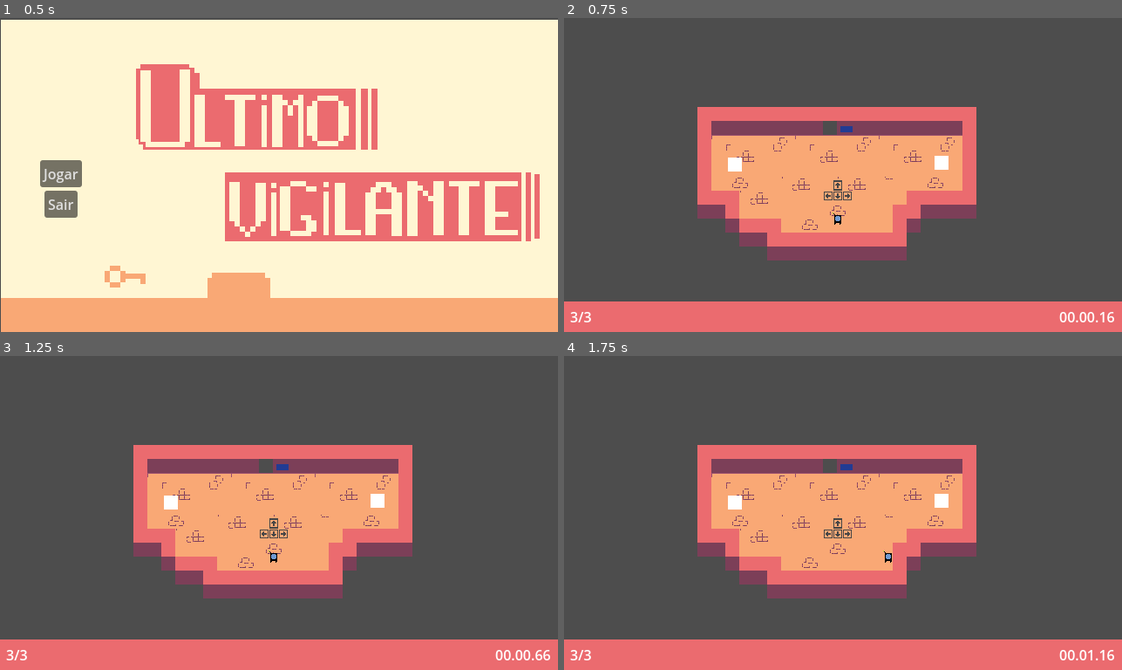
Above: before the commit, frames 1-4 (two rows, left to right).
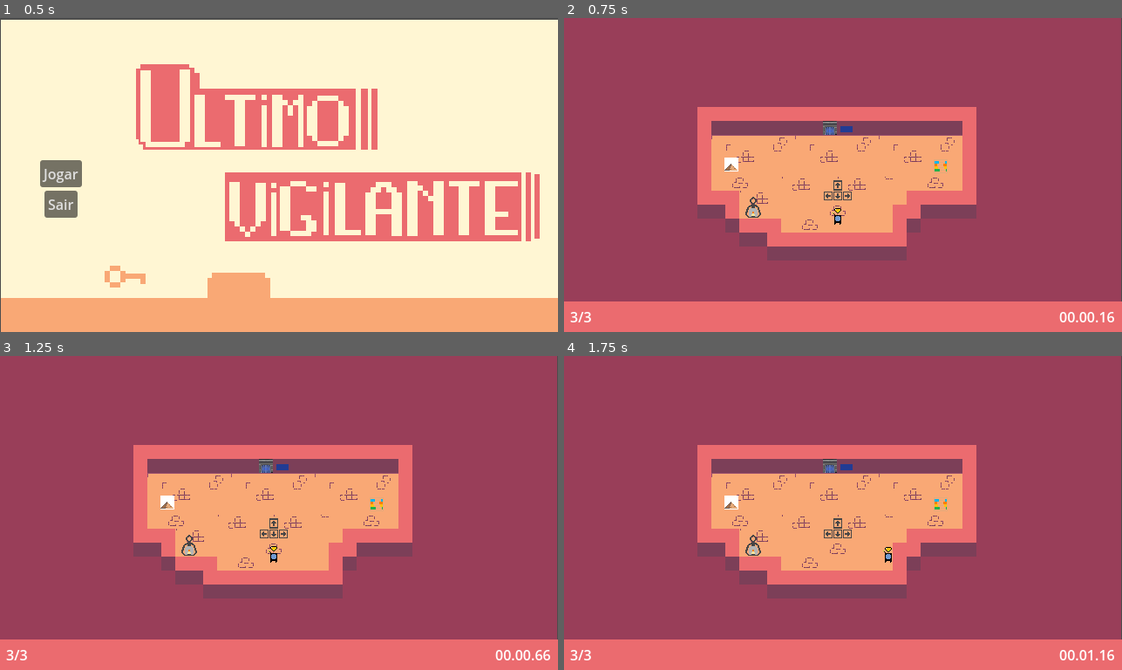
Above: after the commit, the same moments.

Repository: Layza-afk/utilma-viligia
Game: Godot game, scene res://cenas/UI/menu.tscn
Same seed, same stepped clock (60 frames per second), same inputs: the game is played once before the commit and once after it.
Inputs:
- Up to frame 1 (0.5 s): no input
- Up to frame 2 (0.75 s): click "Jogar" at 0.5 s
- Up to frame 3 (1.25 s): no input
- Up to frame 4 (1.75 s): hold D (right) from 1.28 s (still down); tap E (interativo) at 1.35 s

Frame 1 is identical in both runs. In frame 2, 69% of the frame differs, in the area x 0-100%, y 0-91%; in frame 3, 69%; in frame 4, 69%.

Commit message:
3/3

Diff:
--- a/cenas/Fases/fase_0.tscn
+++ b/cenas/Fases/fase_0.tscn
@@ -1,7 +1,8 @@
-[gd_scene load_steps=13 format=4 uid="uid://c3x54qe7jk061"]
+[gd_scene load_steps=14 format=4 uid="uid://c3x54qe7jk061"]
 
 [ext_resource type="Texture2D" uid="uid://b3hojifsnqdc7" path="res://assets/tiles/tiles.png" id="1_75bw5"]
 [ext_resource type="Texture2D" uid="uid://dyhlgiixs3vcm" path="res://assets/ui/movi.png" id="3_0fgn6"]
+[ext_resource type="PackedScene" uid="uid://bphddiqfjjv5s" path="res://cenas/interações/item_falso.tscn" id="3_tgy17"]
 [ext_resource type="PackedScene" uid="uid://bt5ojkewtit58" path="res://cenas/interações/key_1.tscn" id="4_imsi3"]
 [ext_resource type="PackedScene" uid="uid://da5agsha5fted" path="res://cenas/interações/key_2.tscn" id="5_2xhof"]
 [ext_resource type="PackedScene" uid="uid://dltp33ofwv5r8" path="res://cenas/interações/porta.tscn" id="6_u8rx5"]
@@ -130,6 +131,17 @@
 [node name="fase_0" type="Node2D"]
 position = Vector2(-39, 70)
 
+[node name="back" type="ColorRect" parent="."]
+anchors_preset = 4
+anchor_top = 0.5
+anchor_bottom = 0.5
+offset_left = 39.0
+offset_top = -71.0
+offset_right = 678.0
+offset_bottom = 288.0
+grow_vertical = 2
+color = Color(0.598612, 0.243481, 0.348005, 1)
+
 [node name="terra" type="TileMapLayer" parent="."]
 tile_map_data = PackedByteArray("AAANAAQAAQABAAIAAAANAAUAAQABAAMAAAANAAYAAQABAAQAAAAOAAQAAQACAAIAAAAOAAUAAQACAAMAAAAOAA …(2160 unchanged characters)…
 tile_set = SubResource("TileSet_tyu41")
@@ -143,14 +155,17 @@
 position = Vector2(353, 128)
 texture = ExtResource("3_0fgn6")
 
+[node name="item_falso" parent="." instance=ExtResource("3_tgy17")]
+position = Vector2(256, 143)
+
 [node name="key_1" parent="." instance=ExtResource("4_imsi3")]
-position = Vector2(235, 98)
+position = Vector2(231, 97)
 
 [node name="Key_2" parent="." instance=ExtResource("5_2xhof")]
-position = Vector2(472, 96)
+position = Vector2(471, 100)
 
 [node name="Porta" parent="." instance=ExtResource("6_u8rx5")]
-position = Vector2(344, 60)
+position = Vector2(352, 64)
 
 [node name="tapete_p" parent="." instance=ExtResource("7_nsoa2")]
 position = Vector2(363, 54)
--- a/cenas/Fases/fase_1.tscn
+++ b/cenas/Fases/fase_1.tscn
@@ -141,6 +141,17 @@
 [node name="fase_1" type="Node2D"]
 position = Vector2(37, 19)
 
+[node name="back" type="ColorRect" parent="."]
+anchors_preset = 4
+anchor_top = 0.5
+anchor_bottom = 0.5
+offset_left = -37.0
+offset_top = -18.0
+offset_right = 602.0
+offset_bottom = 341.0
+grow_vertical = 2
+color = Color(0.598612, 0.243481, 0.348005, 1)
+
 [node name="conjunto_da_sala" type="Node2D" parent="."]
 
 [node name="sala" type="Node2D" parent="conjunto_da_sala"]
@@ -155,7 +166,7 @@
 tile_set = SubResource("TileSet_2h3jj")
 
 [node name="Porta" parent="." instance=ExtResource("2_fy68f")]
-position = Vector2(312, 60)
+position = Vector2(320, 64)
 
 [node name="tapete_p" parent="." instance=ExtResource("3_415en")]
 
@@ -163,12 +174,18 @@
 position = Vector2(156, 187)
 
 [node name="Key_2" parent="." instance=ExtResource("7_dcjg3")]
-position = Vector2(470, 135)
+position = Vector2(437, 126)
 
 [node name="item_falso" parent="." instance=ExtResource("8_m3li6")]
 position = Vector2(93, 114)
+
+[node name="item_falso2" parent="." instance=ExtResource("8_m3li6")]
+position = Vector2(318, 225)
 
 [node name="Player" parent="." instance=ExtResource("2_bb8ot")]
 position = Vector2(320, 83)
 
 [node name="Hud" parent="." instance=ExtResource("9_8gw7s")]
+
+[node name="item_falso3" parent="." instance=ExtResource("8_m3li6")]
+position = Vector2(484, 160)
--- a/cenas/Fases/fase_2.tscn
+++ b/cenas/Fases/fase_2.tscn
@@ -129,6 +129,16 @@
 
 [node name="fase_2" type="Node2D"]
 
+[node name="back" type="ColorRect" parent="."]
+anchors_preset = 4
+anchor_top = 0.5
+anchor_bottom = 0.5
+offset_left = 1.0
+offset_right = 640.0
+offset_bottom = 359.0
+grow_vertical = 2
+color = Color(0.598612, 0.243481, 0.348005, 1)
+
 [node name="piso" type="TileMapLayer" parent="."]
 tile_map_data = PackedByteArray("AAAeAA0AAAABAAIAAAAeAA4AAAABAAMAAAAeAA8AAAABAAQAAAAfAA0AAAACAAIAAAAfAA4AAAACAAMAAAAfAA …(4448 unchanged characters)…
 tile_set = SubResource("TileSet_wjri2")
@@ -139,7 +149,7 @@
 tile_set = SubResource("TileSet_7vje1")
 
 [node name="Porta" parent="." instance=ExtResource("3_oy47o")]
-position = Vector2(536, 204)
+position = Vector2(544, 208)
 
 [node name="tapete_p" parent="." instance=ExtResource("4_ohxed")]
 position = Vector2(554, 198)
--- /dev/null
+++ b/cenas/UI/creditos.tscn
@@ -0,0 +1,49 @@
+[gd_scene load_steps=2 format=3 uid="uid://xgpcmnebnxny"]
+
+[ext_resource type="Script" path="res://scripts/ui/creditos.gd" id="1_f7yim"]
+
+[node name="Creditos" type="Control"]
+layout_mode = 3
+anchors_preset = 15
+anchor_right = 1.0
+anchor_bottom = 1.0
+grow_horizontal = 2
+grow_vertical = 2
+script = ExtResource("1_f7yim")
+
+[node name="ColorRect" type="ColorRect" parent="."]
+layout_mode = 1
+anchors_preset = 15
+anchor_right = 1.0
+anchor_bottom = 1.0
+grow_horizontal = 2
+grow_vertical = 2
+color = Color(0.598612, 0.243481, 0.348005, 1)
+
+[node name="VBoxContainer" type="VBoxContainer" parent="."]
+layout_mode = 1
+anchors_preset = 8
+anchor_left = 0.5
+anchor_top = 0.5
+anchor_right = 0.5
+anchor_bottom = 0.5
+offset_left = -26.5
+offset_top = -20.0
+offset_right = 26.5
+offset_bottom = 20.0
+grow_horizontal = 2
+grow_vertical = 2
+
+[node name="txt" type="Label" parent="VBoxContainer"]
+layout_mode = 2
+theme_override_font_sizes/font_size = 33
+text = "Vlw por jogar"
+
+[node name="btn_menu" type="Button" parent="VBoxContainer"]
+layout_mode = 2
+size_flags_horizontal = 4
+size_flags_vertical = 4
+text = "Menu"
+icon_alignment = 1
+
+[connection signal="pressed" from="VBoxContainer/btn_menu" to="." method="_on_btn_menu_pressed"]
--- a/cenas/charactes/player.tscn
+++ b/cenas/charactes/player.tscn
@@ -1,11 +1,48 @@
-[gd_scene load_steps=4 format=3 uid="uid://g2urtx88oowr"]
+[gd_scene load_steps=10 format=3 uid="uid://g2urtx88oowr"]
 
 [ext_resource type="Script" path="res://scripts/player.gd" id="1_dy3bm"]
 [ext_resource type="Texture2D" uid="uid://dyeqorgfkcl0b" path="res://assets/characters/test_player.png" id="2_7mpm7"]
+[ext_resource type="Texture2D" uid="uid://bsp2kuysckk3m" path="res://assets/loc.png" id="3_4jhdg"]
 
 [sub_resource type="CapsuleShape2D" id="CapsuleShape2D_tvb2b"]
 radius = 1.9999
 height = 9.99951
+
+[sub_resource type="AtlasTexture" id="AtlasTexture_x350r"]
+atlas = ExtResource("3_4jhdg")
+region = Rect2(0, 0, 8, 8)
+
+[sub_resource type="AtlasTexture" id="AtlasTexture_1fv4q"]
+atlas = ExtResource("3_4jhdg")
+region = Rect2(8, 0, 8, 8)
+
+[sub_resource type="AtlasTexture" id="AtlasTexture_3f6na"]
+atlas = ExtResource("3_4jhdg")
+region = Rect2(16, 0, 8, 8)
+
+[sub_resource type="AtlasTexture" id="AtlasTexture_11lmc"]
+atlas = ExtResource("3_4jhdg")
+region = Rect2(24, 0, 8, 8)
+
+[sub_resource type="SpriteFrames" id="SpriteFrames_qbhvr"]
+animations = [{
+"frames": [{
+"duration": 1.0,
+"texture": SubResource("AtlasTexture_x350r")
+}, {
+"duration": 1.0,
+"texture": SubResource("AtlasTexture_1fv4q")
+}, {
+"duration": 1.0,
+"texture": SubResource("AtlasTexture_3f6na")
+}, {
+"duration": 1.0,
+"texture": SubResource("AtlasTexture_11lmc")
+}],
+"loop": true,
+"name": &"idle",
+"speed": 5.0
+}]
 
 [node name="Player" type="CharacterBody2D" groups=["Player"]]
 collision_mask = 6
@@ -18,3 +55,11 @@
 
 [node name="texture" type="Sprite2D" parent="."]
 texture = ExtResource("2_7mpm7")
+
+[node name="anim_loc" type="AnimatedSprite2D" parent="."]
+z_index = 2
+position = Vector2(0, -8)
+sprite_frames = SubResource("SpriteFrames_qbhvr")
+animation = &"idle"
+autoplay = "idle"
+frame_progress = 0.216526
--- a/cenas/interações/item_falso.tscn
+++ b/cenas/interações/item_falso.tscn
@@ -1,21 +1,16 @@
-[gd_scene load_steps=3 format=3 uid="uid://b4dqopp8vrsxw"]
+[gd_scene load_steps=3 format=3 uid="uid://bphddiqfjjv5s"]
 
 [ext_resource type="Script" path="res://scripts/item_falso.gd" id="1_10twg"]
 
 [sub_resource type="RectangleShape2D" id="RectangleShape2D_nodd7"]
+size = Vector2(14, 14)
 
 [node name="item_falso" type="Area2D"]
 script = ExtResource("1_10twg")
 
-[node name="ColorRect" type="ColorRect" parent="."]
-custom_minimum_size = Vector2(20, 20)
-offset_left = -10.0
-offset_top = -10.0
-offset_right = 10.0
-offset_bottom = 10.0
-color = Color(0.891122, 0.34293, 0.373037, 1)
-
 [node name="collision" type="CollisionShape2D" parent="."]
 shape = SubResource("RectangleShape2D_nodd7")
 
+[node name="textura" type="Sprite2D" parent="."]
+
 [connection signal="body_entered" from="." to="." method="_on_body_entered"]
--- a/cenas/interações/key_1.tscn
+++ b/cenas/interações/key_1.tscn
@@ -16,9 +16,9 @@
 anchor_right = 0.5
 anchor_bottom = 0.5
 offset_left = -8.0
-offset_top = -8.0
+offset_top = -7.0
 offset_right = 8.0
-offset_bottom = 8.0
+offset_bottom = 9.0
 grow_horizontal = 2
 grow_vertical = 2
 
@@ -66,5 +66,7 @@
 layout_mode = 2
 horizontal_alignment = 1
 
+[node name="textura_item_1" type="Sprite2D" parent="."]
+
 [connection signal="body_entered" from="." to="." method="_on_body_entered"]
 [connection signal="body_exited" from="." to="." method="_on_body_exited"]
--- a/cenas/interações/key_2.tscn
+++ b/cenas/interações/key_2.tscn
@@ -7,19 +7,6 @@
 
 [node name="Key_2" type="Area2D"]
 script = ExtResource("1_t6wvg")
-
-[node name="background" type="ColorRect" parent="."]
-anchors_preset = 8
-anchor_left = 0.5
-anchor_top = 0.5
-anchor_right = 0.5
-anchor_bottom = 0.5
-offset_left = -8.0
-offset_top = -8.0
-offset_right = 8.0
-offset_bottom = 8.0
-grow_horizontal = 2
-grow_vertical = 2
 
 [node name="collision" type="CollisionShape2D" parent="."]
 shape = SubResource("RectangleShape2D_efq40")
@@ -65,5 +52,7 @@
 layout_mode = 2
 horizontal_alignment = 1
 
+[node name="textura_item_2" type="Sprite2D" parent="."]
+
 [connection signal="body_entered" from="." to="." method="_on_body_entered"]
 [connection signal="body_exited" from="." to="." method="_on_body_exited"]
--- a/cenas/interações/porta.tscn
+++ b/cenas/interações/porta.tscn
@@ -1,15 +1,27 @@
-[gd_scene load_steps=3 format=3 uid="uid://dltp33ofwv5r8"]
+[gd_scene load_steps=6 format=3 uid="uid://dltp33ofwv5r8"]
 
 [ext_resource type="Script" path="res://scripts/porta.gd" id="1_uxxmo"]
+[ext_resource type="Texture2D" uid="uid://d2f52oludjbpp" path="res://assets/tiles/cave.png" id="2_uql2u"]
 
 [sub_resource type="RectangleShape2D" id="RectangleShape2D_672uo"]
-size = Vector2(10, 9.5)
+size = Vector2(15, 14.75)
+
+[sub_resource type="TileSetAtlasSource" id="TileSetAtlasSource_wg70f"]
+resource_name = "porta"
+texture = ExtResource("2_uql2u")
+2:0/0 = 0
+2:0/0/physics_layer_0/polygon_0/points = PackedVector2Array(-8, -8, 8, -8, 8, 8, -8, 8)
+
+[sub_resource type="TileSet" id="TileSet_26kcy"]
+physics_layer_0/collision_layer = 2
+sources/0 = SubResource("TileSetAtlasSource_wg70f")
 
 [node name="Porta" type="Area2D"]
 collision_layer = 8
 script = ExtResource("1_uxxmo")
 
 [node name="collision" type="CollisionShape2D" parent="."]
+position = Vector2(-8, -6)
 shape = SubResource("RectangleShape2D_672uo")
 
 [node name="textura" type="Sprite2D" parent="."]
@@ -73,6 +85,10 @@
 theme_override_font_sizes/font_size = 8
 text = "Enviar"
 
+[node name="TileMapLayer" type="TileMapLayer" parent="."]
+tile_map_data = PackedByteArray(0, 0, 255, 255, 255, 255, 0, 0, 2, 0, 0, 0, 0, 0)
+tile_set = SubResource("TileSet_26kcy")
+
 [connection signal="body_entered" from="." to="." method="_on_body_entered"]
 [connection signal="body_exited" from="." to="." method="_on_body_exited"]
 [connection signal="pressed" from="slot_num/ajust_p/Button" to="." method="_on_button_pressed"]
--- a/cenas/interações/tapete_p.tscn
+++ b/cenas/interações/tapete_p.tscn
@@ -43,10 +43,10 @@
 anchor_top = 0.5
 anchor_right = 0.5
 anchor_bottom = 0.5
-offset_left = -206.5
-offset_top = -70.0
-offset_right = 206.5
-offset_bottom = 70.0
+offset_left = -313.5
+offset_top = -125.5
+offset_right = 313.5
+offset_bottom = 125.5
 grow_horizontal = 2
 grow_vertical = 2
 color = Color(0.0980392, 0.117647, 0.2, 0.72549)
--- a/scripts/detec_cam/conjunto_salas.gd
+++ /dev/null
@@ -1,14 +0,0 @@
-extends Node2D
-
-@onready var cam_p: Camera2D = $sala_p/cam_p
-@onready var cam_s_1: Camera2D = $sala_1/cam_S1
-
-# sala principal
-func _on_area_detec_p_body_entered(body: Node2D) -> void:
-	if body.name == "Player":
-		cam_p.current = false
-
-#Sala secundaria 1
-func _on_area_detec_s_1_body_entered(body: Node2D) -> void:
-	if body.name == "Player":
-		cam_s_1.current = true
--- a/scripts/item_falso.gd
+++ b/scripts/item_falso.gd
@@ -1,11 +1,32 @@
 extends Area2D
 
-var entrou: int = 1
+@onready var textura: Sprite2D = $textura
+
+var entrou: int = 3
+
+var texture_false = [
+	preload("res://assets/itens/falsos/bandeira.png"),
+	preload("res://assets/itens/falsos/barco.png"),
+	preload("res://assets/itens/falsos/espelho.png"),
+	preload("res://assets/itens/falsos/jarro.png"),
+	preload("res://assets/itens/falsos/ladrilho.png"),
+	preload("res://assets/itens/falsos/leao.png"),
+	preload("res://assets/itens/falsos/luz.png"),
+	preload("res://assets/itens/falsos/poste.png"),
+	preload("res://assets/itens/falsos/telefone.png")
+]
 
 func _ready() -> void:
-	entrou = 1
+	entrou = 3
+
+	randomize()
+	textura.texture = texture_false[randi() % texture_false.size()]
+
+func _process(delta: float) -> void:
+	if entrou == 0:
+		get_tree().reload_current_scene()
 
 func _on_body_entered(body: Node2D) -> void:
-	if entrou == 1:
+	if entrou <= 3 and entrou != 0:
 		Global.tent -= 1
 		entrou -= 1
--- a/scripts/keys/key_1.gd
+++ b/scripts/keys/key_1.gd
@@ -3,6 +3,18 @@
 
 @onready var info_num_1: CanvasLayer = $info_num_1
 @onready var num_1: Label = $info_num_1/texture/ajuste/num_1
+
+@onready var textura_item_1: Sprite2D = $textura_item_1
+
+var itens_sprits = {
+	0: preload("res://assets/itens/principais/item-piramide.png"),
+	1: preload("res://assets/itens/principais/item-olimpiadas.png"),
+	2: preload("res://assets/itens/principais/item-brasão.png")
+}
+
+func _ready() -> void:
+	var index_texture = itens_sprits[Global.id_lvl]
+	textura_item_1.texture = index_texture
 
 func _on_body_entered(body: Node2D) -> void:
 	num_1.text = str(Global.key_1)
--- a/scripts/keys/key_2.gd
+++ b/scripts/keys/key_2.gd
@@ -3,6 +3,18 @@
 
 @onready var num_2: Label = $info_num_2/texture/ajuste/num_2
 @onready var info_num_2: CanvasLayer = $info_num_2
+
+@onready var textura_item_2: Sprite2D = $textura_item_2
+
+var itens_sprits = {
+	0: preload("res://assets/itens/principais/item-abaco.png"),
+	1: preload("res://assets/itens/principais/item-coliseu.png"),
+	2: preload("res://assets/itens/principais/item-mascara.png")
+}
+
+func _ready() -> void:
+	var index_texture = itens_sprits[Global.id_lvl]
+	textura_item_2.texture = index_texture
 
 func _on_body_entered(body: Node2D) -> void:
 	num_2.text = str(Global.key_2)
--- a/scripts/porta.gd
+++ b/scripts/porta.gd
@@ -24,9 +24,11 @@
 
 func _on_button_pressed() -> void:
 	if slot_1.text == num_1 and slot_2.text == num_2:
-		Global.id_lvl +=1
-		print("Os números estão corretos!")
-		print(Global.id_lvl)
-		get_tree().change_scene_to_file(path + str(Global.id_lvl) + ".tscn")
+		if Global.id_lvl < 3:
+			Global.id_lvl +=1
+			print(Global.id_lvl)
+			get_tree().change_scene_to_file(path + str(Global.id_lvl) + ".tscn")
+		else:
+			get_tree().change_scene_to_file("res://cenas/UI/creditos.tscn")
 	else:
 		print("Os números estão incorretos.")
--- a/scripts/tapetes/tapete_p.gd
+++ b/scripts/tapetes/tapete_p.gd
@@ -11,16 +11,16 @@
 
 var lvls_charadas = {
 	0: {
-		"sala 1": "algo referente ao objeto da sala 1 da fase 0",
-		"sala 2": "algo referente ao objeto da sala 2 da fase 0"
+		"sala 1": "Sou uma construção gigante, com lados triangulares que tocam o céu. \nDentro demim, descansa a realeza de tempos atrás. Quem sou?",
+		"\nsala 2": "Sou um objeto utilizado para calcular e medir. Na arquitetura e comércio, \nminha utilidade era sem preceder. Quem sou?"
 	},
 	1: {
-		"Sala 1": "algo referente ao objeto da sala 1 da fase 1",
-		"Sala 2": "algo referente ao objeto da sala 1 da fase 1"
+		"Sala 1": "Sou uma competição atlética, iniciada em terra grega. \nEntre Zeus e a chama eterna, sou tradição que nunca seca. Quem sou?",
+		"\nSala 2": "Construí estradas e aquedutos, meu império não tinha igual. \nGovernava terras vastas, dos Alpes ao mar Mediterrâneo afinal. Quem sou?"
 	},
 	2: {
-		"Sala 1": "algo referente ao objeto da sala 1 da fase 2",
-		"Sala 2": "algo referente ao objeto da sala 1 da fase 2"
+		"Sala 1": "Fui iniciado como um chamado por terras sagradas, cruzando desertos \ne mares em jornadas ousadas. Meu objetivo: recuperar o que foi perdido. Quem sou?",
+		"\nSala 2": "Eu trouxe terror à Idade Média, com doença e desespero \npor onde passava. Fiz reis e camponeses igualmente padecer. Quem sou?"
 	}
 }
 
--- /dev/null
+++ b/scripts/ui/creditos.gd
@@ -0,0 +1,5 @@
+extends Control
+
+func _on_btn_menu_pressed() -> void:
+	get_tree().change_scene_to_file("res://cenas/UI/menu.tscn")
+	pass
--- a/scripts/ui/menu.gd
+++ b/scripts/ui/menu.gd
@@ -2,7 +2,6 @@
 
 func _on_play_pressed() -> void:
 	get_tree().change_scene_to_file("res://cenas/Fases/fase_0.tscn")
-	pass
 
 func _on_quit_pressed() -> void:
-	pass
+	get_tree().quit()
Binary file added: assets/itens/falsos/bandeira.png
Not shown, added: assets/itens/falsos/bandeira.png.import
Binary file added: assets/itens/falsos/barco.png
Not shown, added: assets/itens/falsos/barco.png.import
Binary file added: assets/itens/falsos/espelho.png
Not shown, added: assets/itens/falsos/espelho.png.import
Binary file added: assets/itens/falsos/jarro.png
Not shown, added: assets/itens/falsos/jarro.png.import
Binary file added: assets/itens/falsos/ladrilho.png
Not shown, added: assets/itens/falsos/ladrilho.png.import
Binary file added: assets/itens/falsos/leao.png
Not shown, added: assets/itens/falsos/leao.png.import
(and 26 more such lines)
